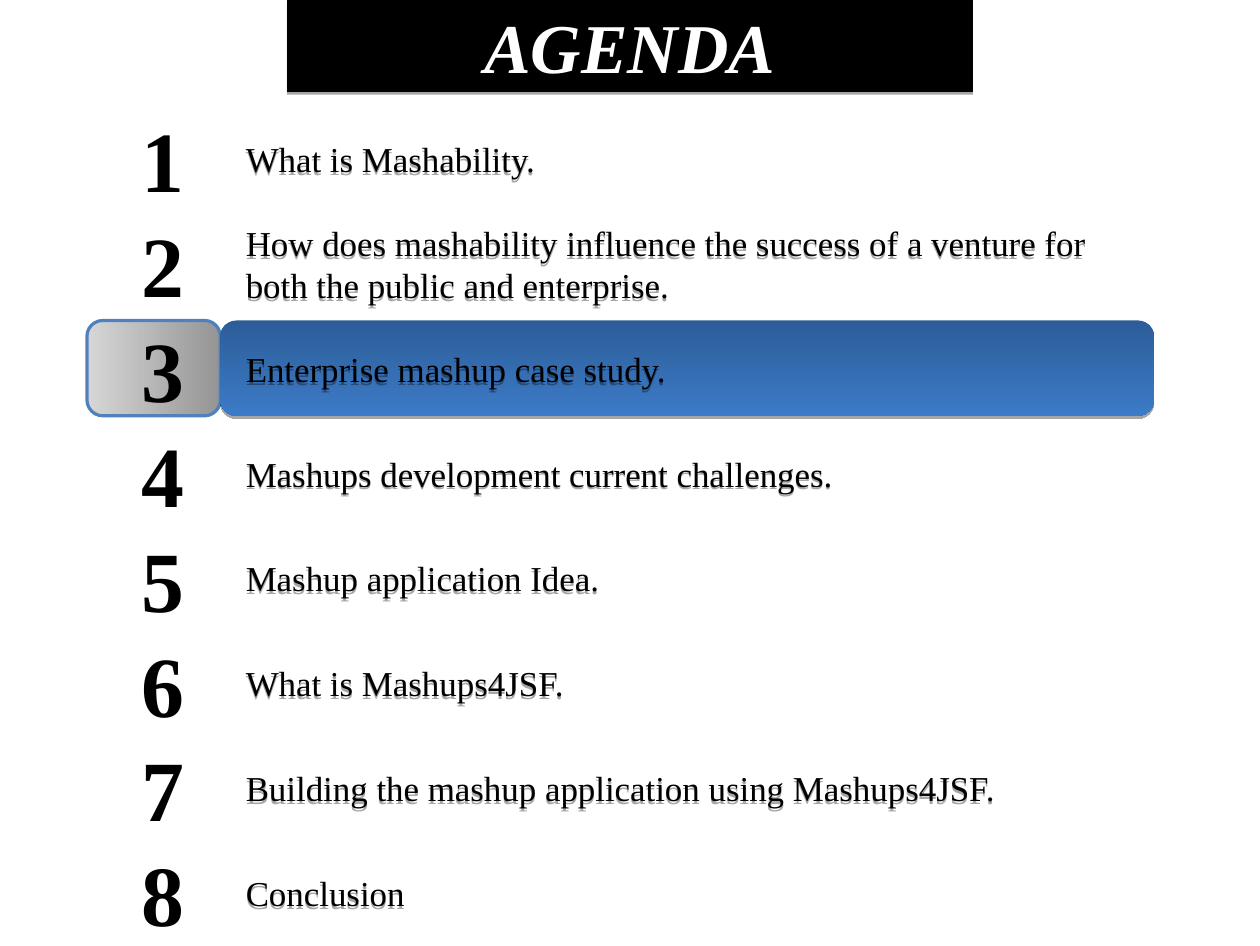
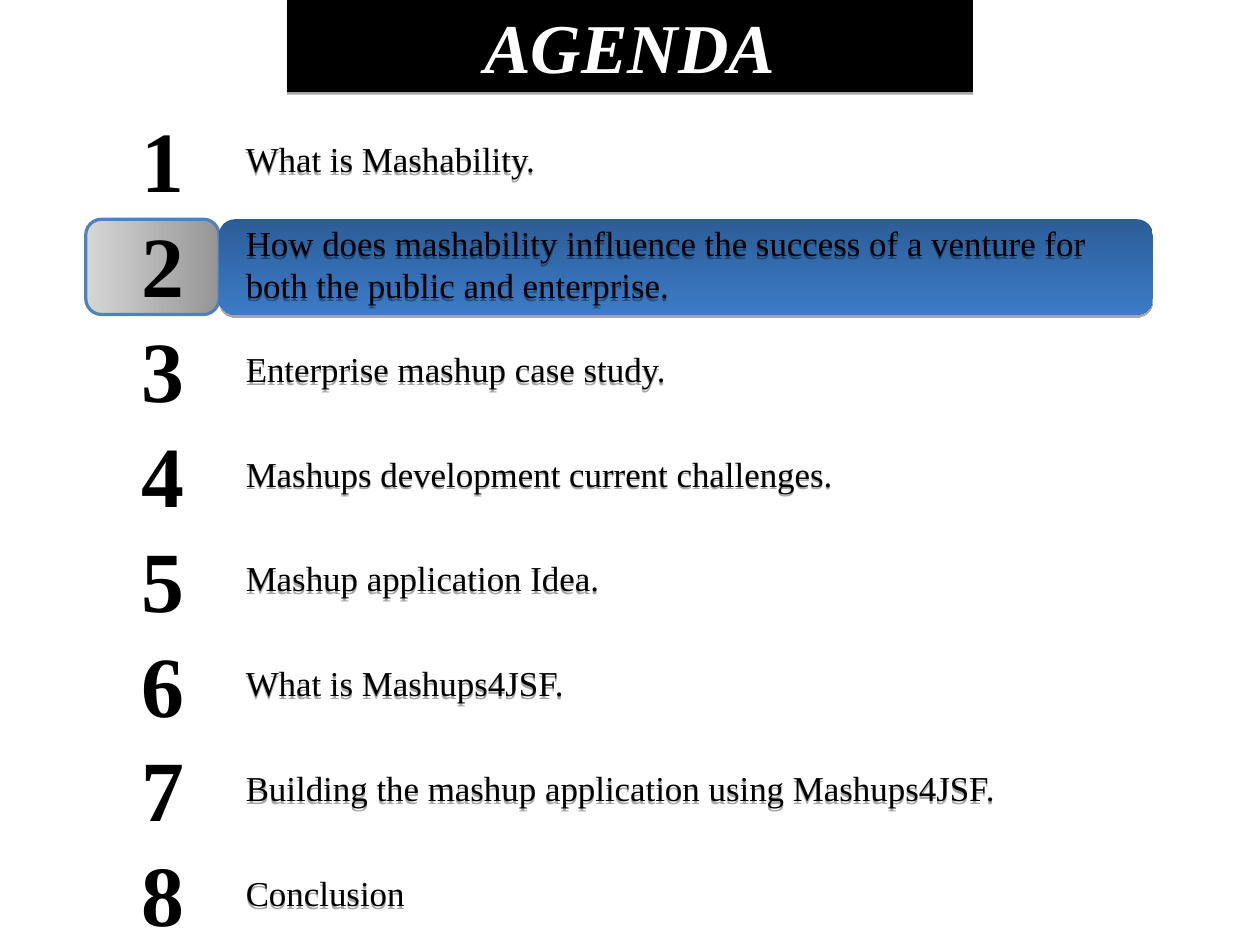
Before and after one commit to demo007/mashups4jsf, a slide deck: slide 7 of overview-architecture/JavaOne-2010/S314070_BURNS_SALEH_MASHUPS.odp. Drawn at 1260x946 pixels with LibreOffice and Linux fonts; fonts in the diff are those of the drawing. Boxes give left, top, right and bottom in pixels: in the first picture for what was removed or moved away, otherwise in the second. Text is boxed around its words. In the diff, an @@ line names an element or a change of style, - is before the commit and + after.

```diff
--- a/overview-architecture/JavaOne-2010/S314070_BURNS_SALEH_MASHUPS.odp
+++ b/overview-architecture/JavaOne-2010/S314070_BURNS_SALEH_MASHUPS.odp
@@ freeform shape: place and size @@
-freeform shape at [87,320,221,415]
+freeform shape at [86,220,220,314]
@@ freeform shape: place and size @@
-freeform shape at [221,320,1155,415]
+freeform shape at [220,220,1154,314]
```
Also in this commit, not shown: 7 other slides changed, 1 slide added.
